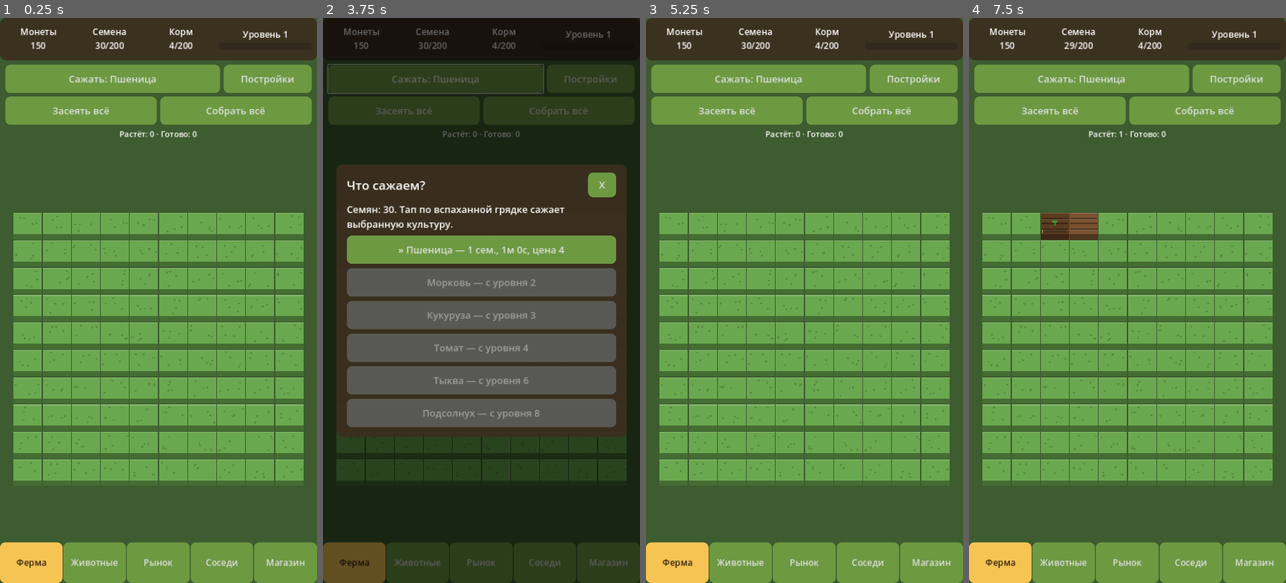
Above: before the commit, frames 1-4 (left to right).
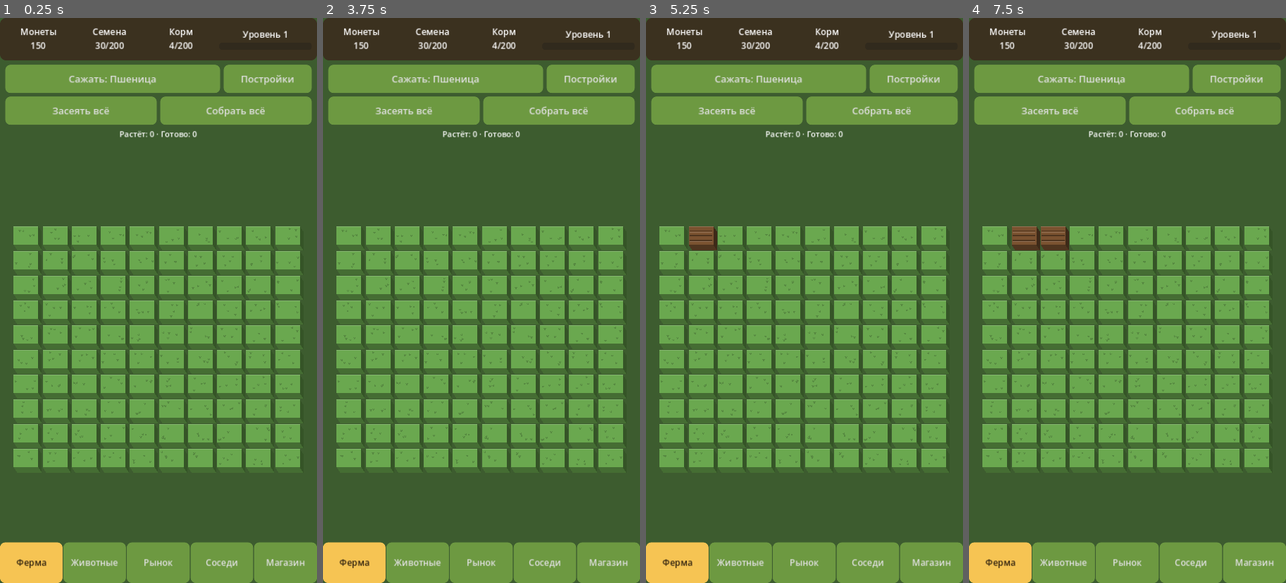
Above: after the commit, the same moments.

Repository: Liotto1337/neighbor-farm
Game: Godot game, scene res://scenes/Main.tscn
Two runs of this game, one before a commit and one after it. Both use one fixed random seed, a clock stepped at 60 frames per second and the inputs below.
Inputs (mouse positions are in pixels of both pictures, inside the frame that each line leads up to; where the layout moved, square brackets give the same spot in the first picture):
- Up to frame 1 (0.25 s): no input
- Up to frame 2 (3.75 s): click "Сажать: Пшеница" at 0.5 s; click "Постройки" at 1.25 s; click "Засеять всё" at 2 s; click "Собрать всё" at 2.75 s; click (351, 238) [351, 227] at 3.5 s
- Up to frame 3 (5.25 s): click (703, 227) at 4.27 s; click (703, 238) at 5.02 s
- Up to frame 4 (7.5 s): click (1054, 227) at 5.77 s; click (1054, 238) at 6.52 s; click (1083, 227) at 7.27 s

The runs differ from the first frame. In frame 1, 22% of the frame differs, in the area x 4-96%, y 34-82%; in frame 2, 97%, in the area x 0-100%, y 0-100%; in frame 3, 22%; in frame 4, 23%.

Commit message:
Farm field: tilt tiles on the horizontal axis too
Each tile block now shows a shaded side face (right or left, set by the
sign of ui.tile_side) and a front face sheared the same way. The top
face shrinks by the side width so the field keeps its overall width;
plants stay upright.

Co-Authored-By: Claude Opus 5.5 <noreply@anthropic.com>

Diff:
--- a/data/config.json
+++ b/data/config.json
@@ -19,6 +19,7 @@
     "tile_gap": 2,
     "tile_top_ratio": 0.75,
     "tile_depth": 12,
+    "tile_side": 8,
     "field_top_margin": 40,
     "crop_min_fraction": 0.25,
     "crop_max_fraction": 0.8,
--- a/scenes/components/Tile.gd
+++ b/scenes/components/Tile.gd
@@ -1,10 +1,11 @@
 extends Button
 ## One farm tile. Pure view: renders a tile dictionary, reports taps via Signals.
-## Drawn as a "top-down at an angle" block: squashed top face + visible front side,
-## with upright plants that may overlap the row above (later rows draw on top).
+## Drawn as a "top-down at an angle" block tilted on both axes: squashed top face,
+## a front side and a left/right side (per ui.tile_side sign), with upright plants that may overlap the row above (later rows draw on top).
 
 const CENTER: float = 0.5
 const SIDE_SHADE: float = 0.35
+const FLANK_SHADE: float = 0.5
 const EDGE_LIGHT: float = 0.18
 const EDGE_WIDTH: float = 2.0
 const FURROWS: int = 3
@@ -29,6 +30,8 @@
 var _size_px: float = 0.0
 var _top_px: float = 0.0
 var _depth_px: float = 0.0
+var _side_px: float = 0.0
+var _left_px: float = 0.0
 var _state: int = GameState.TileState.EMPTY
 var _progress: float = 0.0
 var _crop_color: Color = Color.WHITE
@@ -44,10 +47,14 @@
 
 func setup(tile_index: int, size_px: int) -> void:
 	index = tile_index
-	_size_px = float(size_px)
+	_side_px = float(Economy.ui_i("tile_side"))
+	_size_px = float(size_px) - absf(_side_px)
+	_left_px = maxf(-_side_px, 0.0)
 	_top_px = roundf(_size_px * Economy.ui_f("tile_top_ratio"))
 	_depth_px = float(Economy.ui_i("tile_depth"))
-	custom_minimum_size = Vector2(_size_px, _top_px + _depth_px)
+	custom_minimum_size = Vector2(float(size_px), _top_px + _depth_px)
+	_bar.offset_left = _left_px + BAR_INSET
+	_bar.offset_right = -(maxf(_side_px, 0.0) + BAR_INSET)
 	_bar.offset_top = -(_depth_px + BAR_INSET + BAR_HEIGHT)
 	_bar.offset_bottom = -(_depth_px + BAR_INSET)
 	_tufts = _make_tufts(tile_index)
@@ -76,9 +83,18 @@
 
 func _draw_block() -> void:
 	var top_color: Color = _soil_color(_state)
-	draw_rect(Rect2(0.0, _top_px, _size_px, _depth_px), top_color.darkened(SIDE_SHADE))
-	draw_rect(Rect2(0.0, 0.0, _size_px, _top_px), top_color)
-	draw_line(Vector2(0.0, 1.0), Vector2(_size_px, 1.0), top_color.lightened(EDGE_LIGHT), EDGE_WIDTH)
+	var shift: Vector2 = Vector2(_side_px, _depth_px)
+	var tl: Vector2 = Vector2(_left_px, 0.0)
+	var tr: Vector2 = Vector2(_left_px + _size_px, 0.0)
+	var bl: Vector2 = Vector2(_left_px, _top_px)
+	var br: Vector2 = Vector2(_left_px + _size_px, _top_px)
+	draw_colored_polygon(PackedVector2Array([bl, br, br + shift, bl + shift]), top_color.darkened(SIDE_SHADE))
+	if _side_px > 0.0:
+		draw_colored_polygon(PackedVector2Array([tr, tr + shift, br + shift, br]), top_color.darkened(FLANK_SHADE))
+	elif _side_px < 0.0:
+		draw_colored_polygon(PackedVector2Array([tl, tl + shift, bl + shift, bl]), top_color.darkened(FLANK_SHADE))
+	draw_rect(Rect2(tl, Vector2(_size_px, _top_px)), top_color)
+	draw_line(tl + Vector2(0.0, 1.0), tr + Vector2(0.0, 1.0), top_color.lightened(EDGE_LIGHT), EDGE_WIDTH)
 
 
 func _draw_tufts() -> void:
@@ -93,8 +109,10 @@
 	var step: float = _top_px / float(FURROWS + 1)
 	for i: int in FURROWS:
 		var y: float = step * float(i + 1)
-		draw_line(Vector2(EDGE_WIDTH, y), Vector2(_size_px - EDGE_WIDTH, y), base.darkened(SIDE_SHADE), FURROW_WIDTH)
-		draw_line(Vector2(EDGE_WIDTH, y + FURROW_WIDTH), Vector2(_size_px - EDGE_WIDTH, y + FURROW_WIDTH), base.lightened(EDGE_LIGHT), 1.0)
+		var x0: float = _left_px + EDGE_WIDTH
+		var x1: float = _left_px + _size_px - EDGE_WIDTH
+		draw_line(Vector2(x0, y), Vector2(x1, y), base.darkened(SIDE_SHADE), FURROW_WIDTH)
+		draw_line(Vector2(x0, y + FURROW_WIDTH), Vector2(x1, y + FURROW_WIDTH), base.lightened(EDGE_LIGHT), 1.0)
 
 
 func _draw_plant() -> void:
@@ -102,7 +120,7 @@
 	var min_f: float = Economy.ui_f("crop_min_fraction")
 	var max_f: float = Economy.ui_f("crop_max_fraction")
 	var height: float = _size_px * lerpf(min_f, max_f, _progress)
-	var base: Vector2 = Vector2(_size_px * CENTER, _top_px * PLANT_BASE_Y)
+	var base: Vector2 = Vector2(_left_px + _size_px * CENTER, _top_px * PLANT_BASE_Y)
 	var top: Vector2 = base + Vector2(0.0, -height)
 	var leaf_color: Color = Economy.color("withered") if withered else Economy.color("leaf")
 
@@ -142,7 +160,7 @@
 	rng.seed = seed_value
 	var out: PackedVector2Array = PackedVector2Array()
 	for i: int in TUFTS:
-		out.append(Vector2(rng.randf_range(TUFT_SIZE, _size_px - TUFT_SIZE), rng.randf_range(TUFT_SIZE * 2.0, _top_px - TUFT_SIZE)))
+		out.append(Vector2(_left_px + rng.randf_range(TUFT_SIZE, _size_px - TUFT_SIZE), rng.randf_range(TUFT_SIZE * 2.0, _top_px - TUFT_SIZE)))
 	return out
 
 
